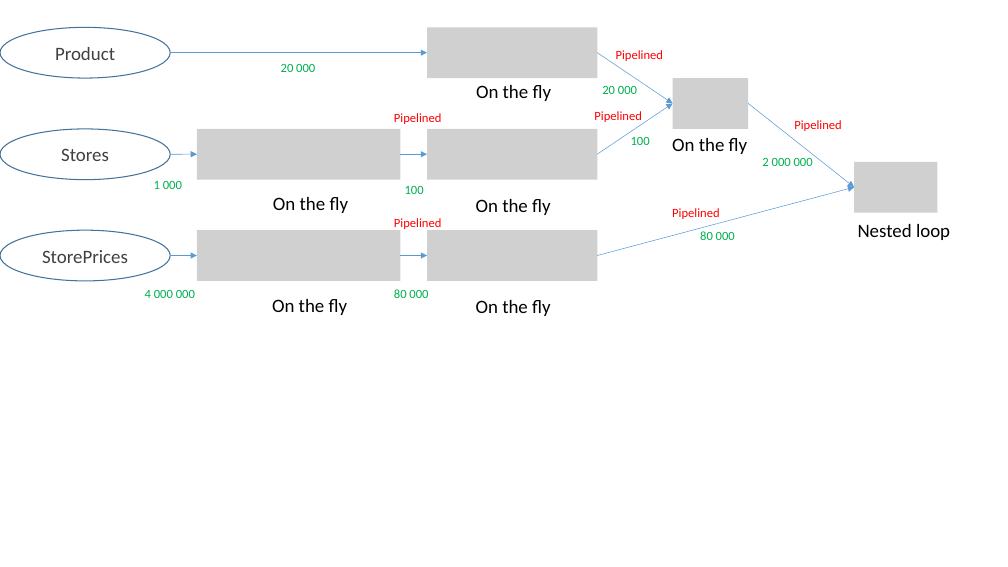
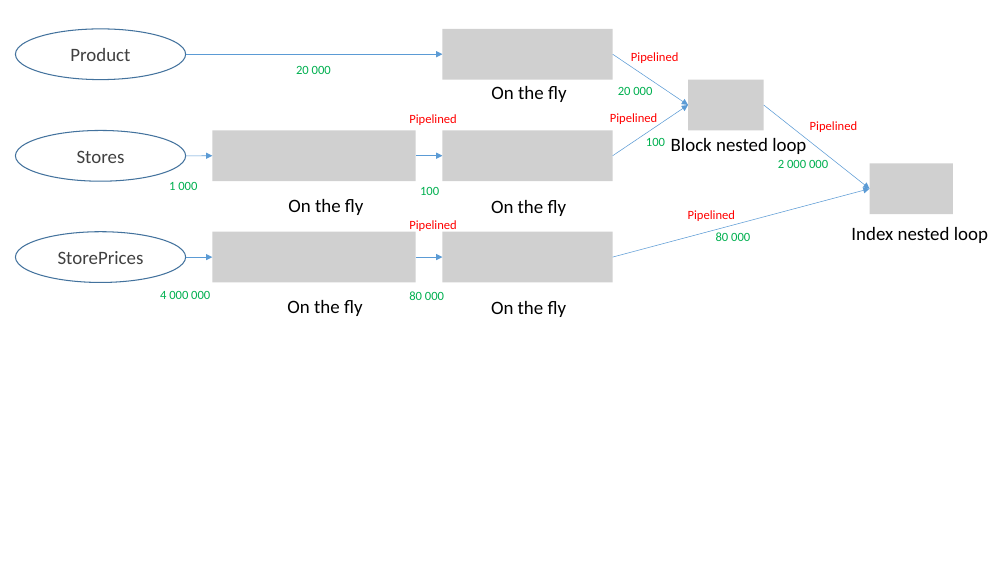
Before and after one commit to timotheeguerin/socs, a slide deck: slide 2 of Comp 421/Assignment/Assignment 3/Ass3.pptx. Drawn at 1008x567 pixels with LibreOffice and Linux fonts; fonts in the diff are those of the drawing; grey boxes stand for pictures. Boxes give left, top, right and bottom in pixels: in the first picture for what was removed or moved away, otherwise in the second. Text is boxed around its words. In the diff, an @@ line names an element or a change of style, - is before the commit and + after.

```diff
--- a/Comp 421/Assignment/Assignment 3/Ass3.pptx
+++ b/Comp 421/Assignment/Assignment 3/Ass3.pptx
@@ 20 texts, 9 arrows, 7 pictures, 3 ellipses: place and size @@
-20 texts, 9 arrows, 7 pictures, 3 ellipses at box(0, 27, 938, 316)
+20 texts, 9 arrows, 7 pictures, 3 ellipses at box(15, 29, 953, 317)
@@ text at box(671, 135, 806, 154): text changed @@
-On the fly
+Block nested loop
@@ text at box(851, 227, 988, 243): text changed @@
-Nested loop
+Index nested loop
```
Also in this commit, not shown: 1 other file.
